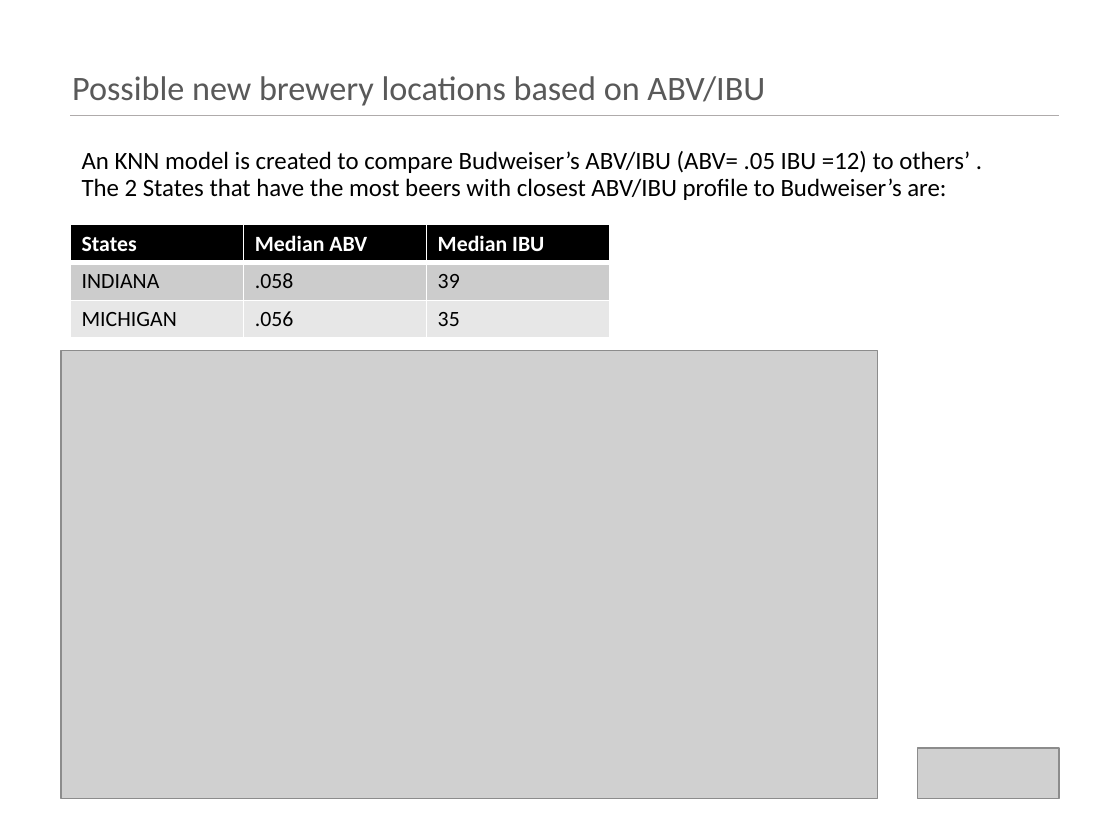
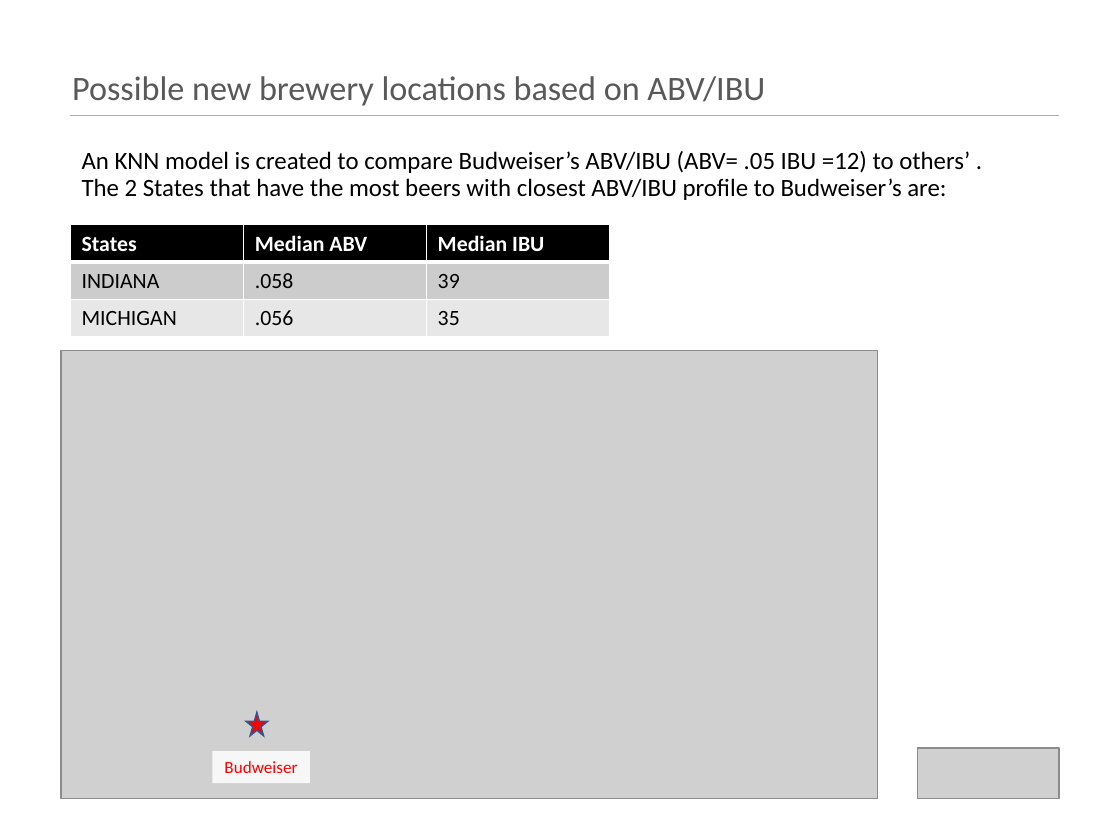
Before and after one commit to kristxh/6306-CaseStudy1-Beer, a slide deck: slide 15 of case_study_1_budweiser.pptx (slide 16 before the commit). Drawn at 1120x840 pixels with LibreOffice and Linux fonts; fonts in the diff are those of the drawing; grey boxes stand for pictures. Boxes give left, top, right and bottom in pixels: in the first picture for what was removed or moved away, otherwise in the second. Text is boxed around its words. In the diff, an @@ line names an element or a change of style, - is before the commit and + after.

```diff
--- a/case_study_1_budweiser.pptx
+++ b/case_study_1_budweiser.pptx
@@ star added at (x1=246, y1=712, x2=268, y2=736), fill #FF0000, outline #325491 1 pt @@
@@ rectangle added at (x1=213, y1=752, x2=310, y2=784), fill #FFFFFF at 83% opacity, 11 pt, text #FF0000 @@
+Budweiser
```
Also in this commit, not shown: 2 other slides changed, 2 other files.
